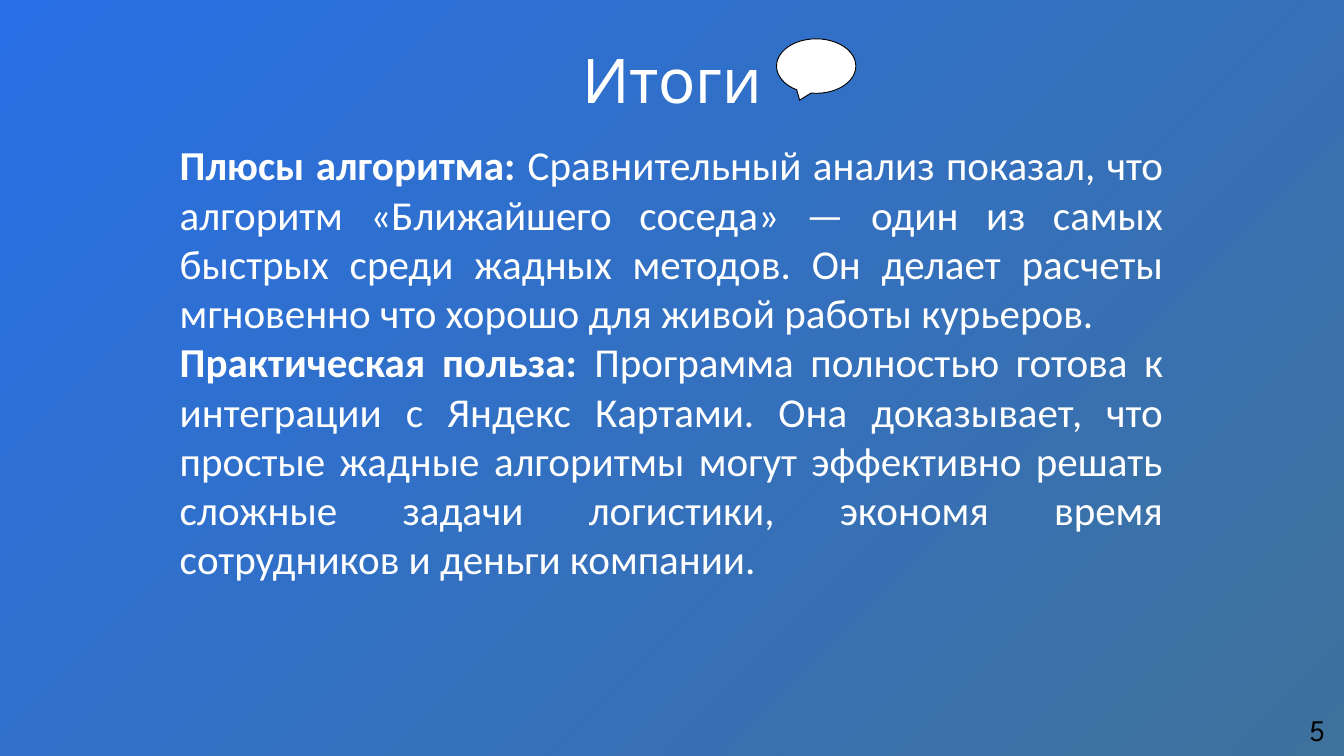
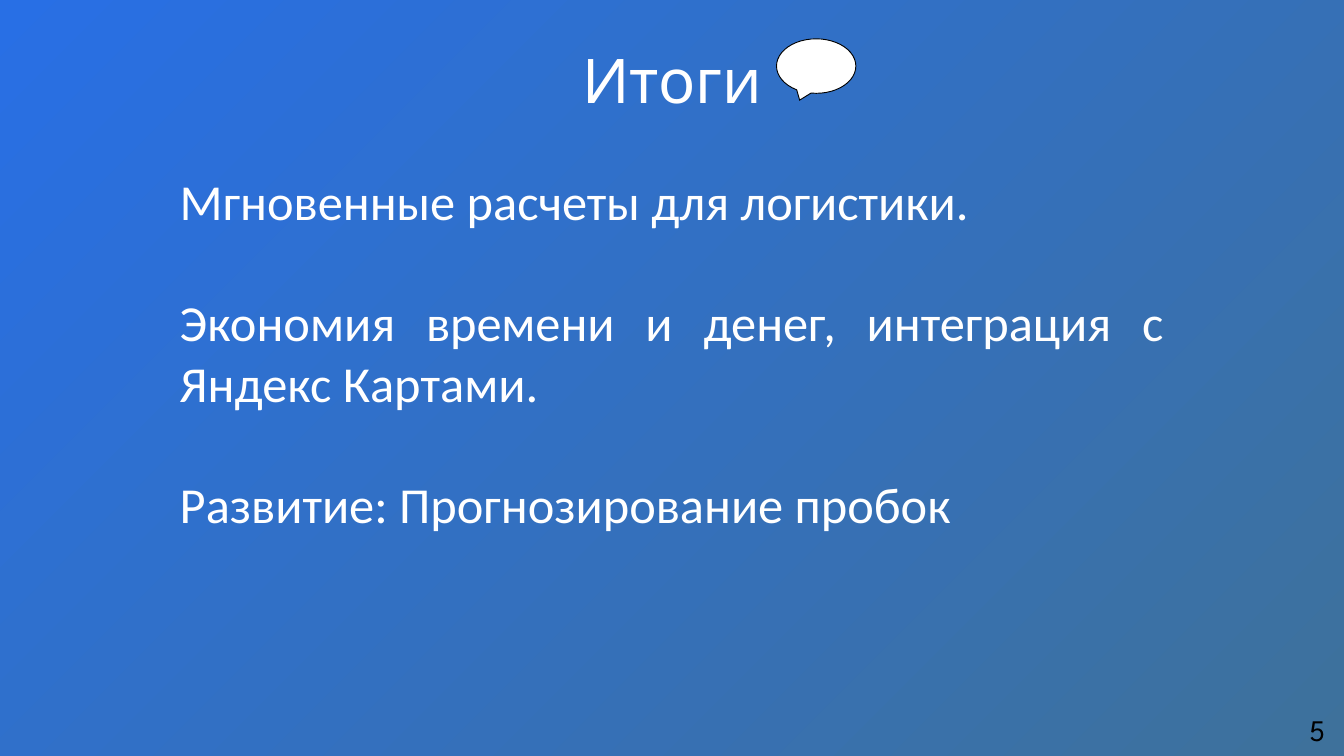
Before and after one commit to darinbtw/Machine_learning_to_optimize_processes_in_logistics, a slide deck: slide 7 of Презентация ДП Подъячев.pptx (slide 5 before the commit). Drawn at 1344x756 pixels with LibreOffice and Linux fonts; fonts in the diff are those of the drawing; background and template pictures are left out. Boxes give left, top, right and bottom in pixels: in the first picture for what was removed or moved away, otherwise in the second. Text is boxed around its words. In the diff, an @@ line names an element or a change of style, - is before the commit and + after.

```diff
--- a/Презентация ДП Подъячев.pptx
+++ b/Презентация ДП Подъячев.pptx
@@ text at box(180, 187, 1163, 531): text changed; size 44 to 54 pt @@
-Плюсы алгоритма: Сравнительный анализ показал, что алгоритм «Ближайшего соседа» — один из самых быстрых среди жадных методов. Он делает расчеты мгновенно что хорошо для живой работы курьеров.
-Практическая польза: Программа полностью готова к интеграции с Яндекс Картами. Она доказывает, что простые жадные алгоритмы могут эффективно решать сложные задачи логистики, экономя время сотрудников и деньги компании.
+Мгновенные расчеты для логистики.
+Экономия времени и денег, интеграция с Яндекс Картами.
+Развитие: Прогнозирование пробок
```
Also in this commit, not shown: 3 other slides changed, 2 slides added, 1 other file.
